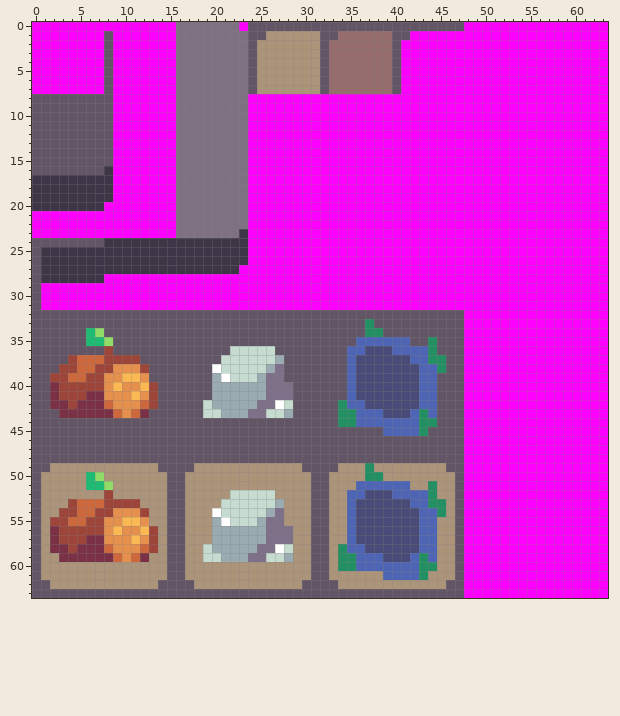
Pixel-art sprite -- res/img/tileset.png. Above: the version before the commit.
The file is 64x64 pixels.
Once edited:
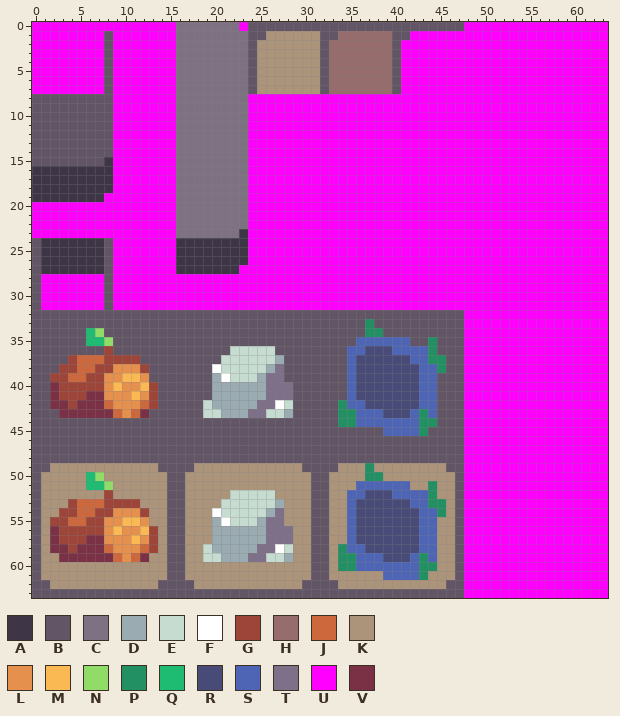
Palette (. is transparent): A #3e3546  B #625565  C #7e7282  D #9babb2  E #c7dcd0  F #ffffff  G #9e4539  H #966c6c  J #cd683d  K #ab947a  L #e6904e  M #fbb954  N #91db69  P #239063  Q #1ebc73  R #484a77  S #4d65b4  T #7f708a  U #ff00ff  V #7a3045
The exact change:
{"y":15,"x":8,"old":"B","new":"A"}
{"y":16,"x":0,"old":"BBBBBBBB","new":"AAAAAAAA"}
{"y":19,"x":8,"old":"A","new":"U"}
{"y":20,"x":0,"old":"AAAAAAAA","new":"UUUUUUUU"}
{"y":24,"x":1,"old":"BBBBBBBAAAAAAAA","new":"AAAAAAABUUUUUUU"}
{"y":25,"x":8,"old":"AAAAAAAA","new":"BUUUUUUU"}
{"y":26,"x":8,"old":"AAAAAAAA","new":"BUUUUUUU"}
{"y":27,"x":8,"old":"AAAAAAAA","new":"BUUUUUUU"}
{"y":28,"x":1,"old":"AAAAAAAU","new":"UUUUUUUB"}
{"y":29,"x":8,"old":"U","new":"B"}
{"y":30,"x":8,"old":"U","new":"B"}
{"y":31,"x":8,"old":"U","new":"B"}
